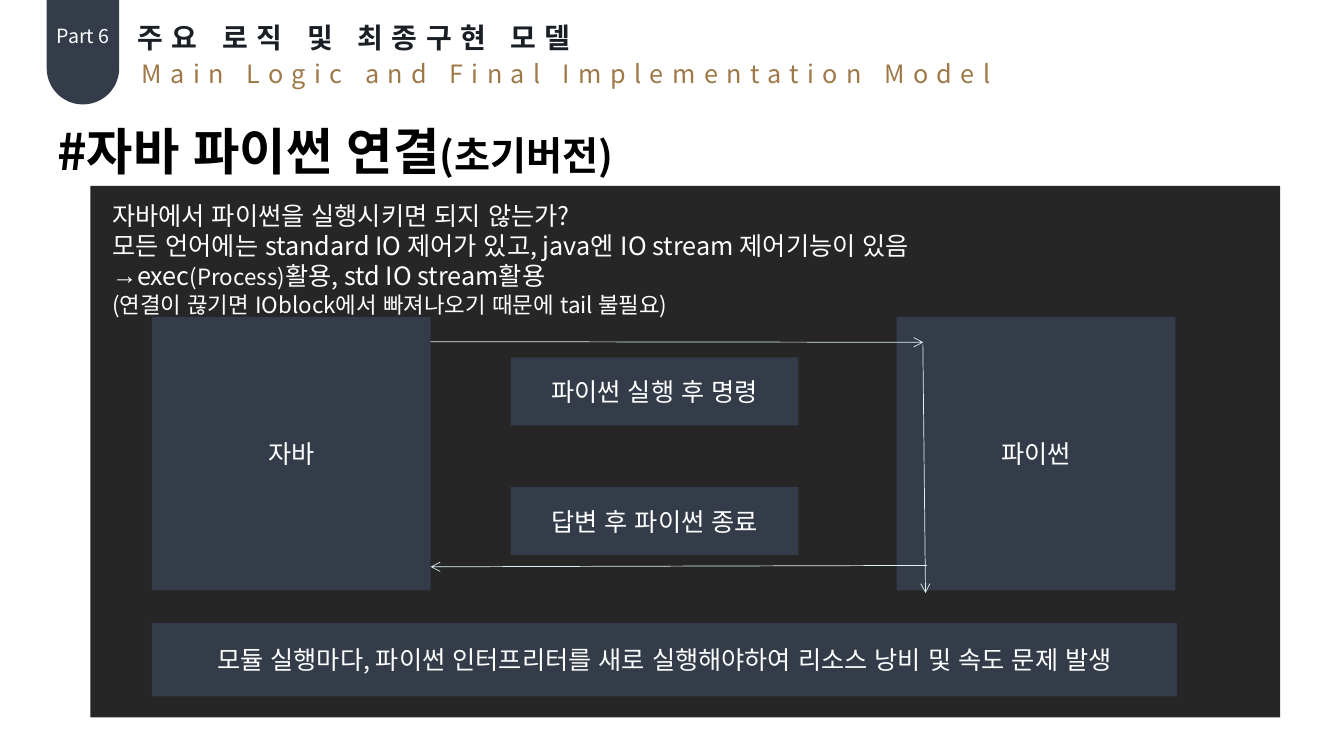
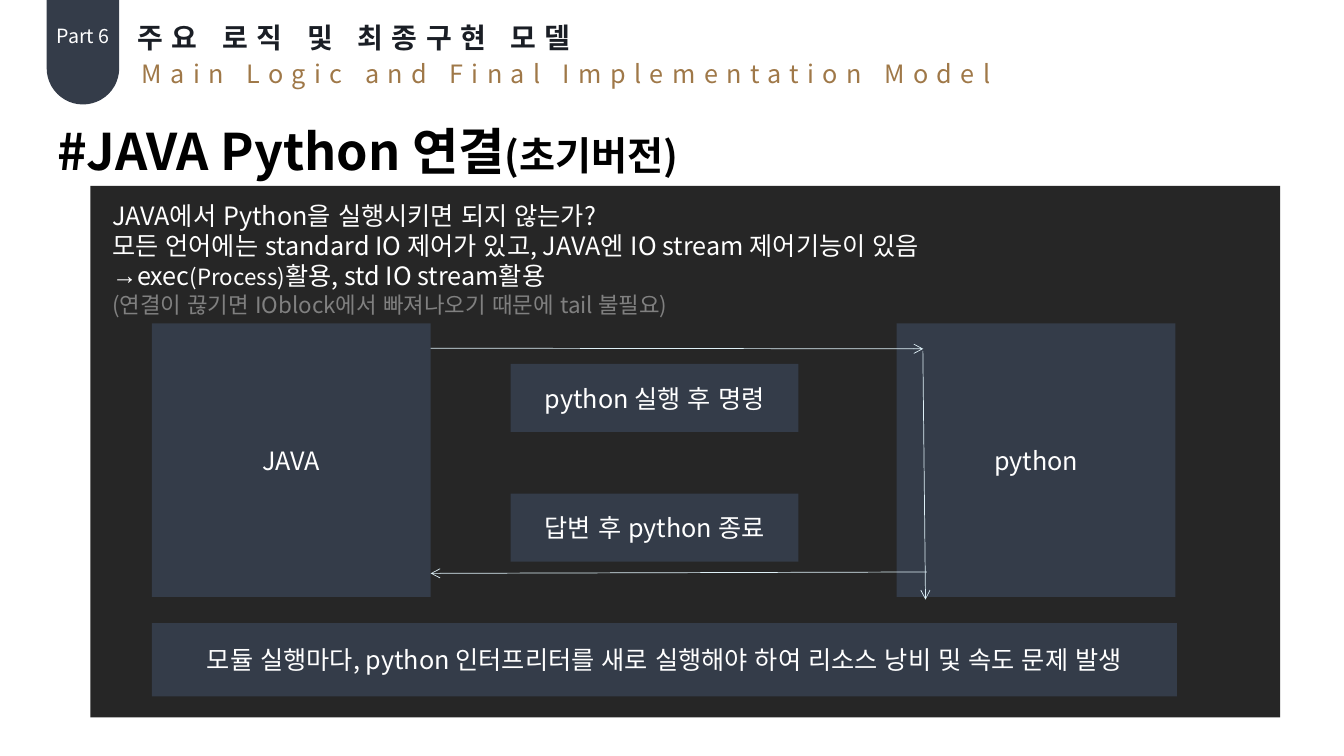
Before and after one commit to Hoonys101/bigdata, a slide deck: slide 24 of 최종.pptx (slide 21 before the commit). Drawn at 1344x756 pixels with LibreOffice and Linux fonts; fonts in the diff are those of the drawing. Boxes give left, top, right and bottom in pixels: in the first picture for what was removed or moved away, otherwise in the second. Text is boxed around its words. In the diff, an @@ line names an element or a change of style, - is before the commit and + after.

```diff
--- a/최종.pptx
+++ b/최종.pptx
@@ text at bbox=[57, 127, 679, 182]: text changed @@
-#자바 파이썬 연결(초기버전)
+#JAVA Python 연결(초기버전)
@@ text at bbox=[112, 204, 919, 260]: text changed @@
-자바에서 파이썬을 실행시키면 되지 않는가?
-모든 언어에는 standard IO 제어가 있고, java엔 IO stream 제어기능이 있음
+JAVA에서 Python을 실행시키면 되지 않는가?
+모든 언어에는 standard IO 제어가 있고, JAVA엔 IO stream 제어기능이 있음
@@ text at bbox=[112, 294, 667, 317]: text colour #FFFFFF to #808080 in "(연결이 끊기면 IOblock에서 빠져나오기 때문에 tail 불필요)" @@
@@ 4 rectangles, 3 arrows: place and size @@
-4 rectangles, 3 arrows at bbox=[152, 317, 1177, 593]
+4 rectangles, 3 arrows at bbox=[152, 324, 1177, 600]
@@ text in rectangle at bbox=[545, 387, 764, 414]: text changed @@
-파이썬 실행 후 명령
+python 실행 후 명령
@@ text in rectangle at bbox=[262, 451, 320, 471]: text changed @@
-자바
+JAVA
@@ text in rectangle at bbox=[994, 450, 1078, 476]: text changed @@
-파이썬
+python
@@ text in rectangle at bbox=[545, 516, 764, 543]: text changed @@
-답변 후 파이썬 종료
+답변 후 python 종료
@@ text in rectangle at bbox=[207, 648, 1121, 675]: text changed @@
-모듈 실행마다, 파이썬 인터프리터를 새로 실행해야하여 리소스 낭비 및 속도 문제 발생
+모듈 실행마다, python 인터프리터를 새로 실행해야 하여 리소스 낭비 및 속도 문제 발생
```
Also in this commit, not shown: 32 other slides changed, 3 slides added.
